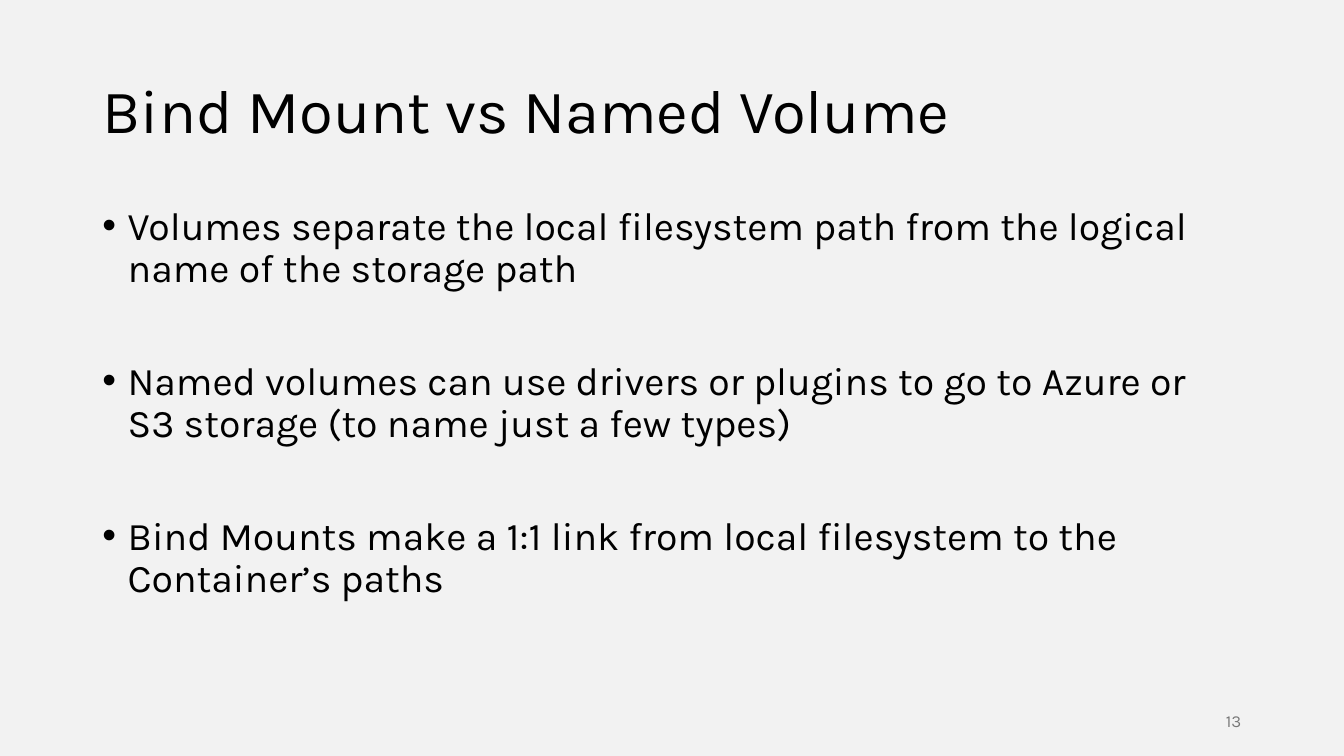
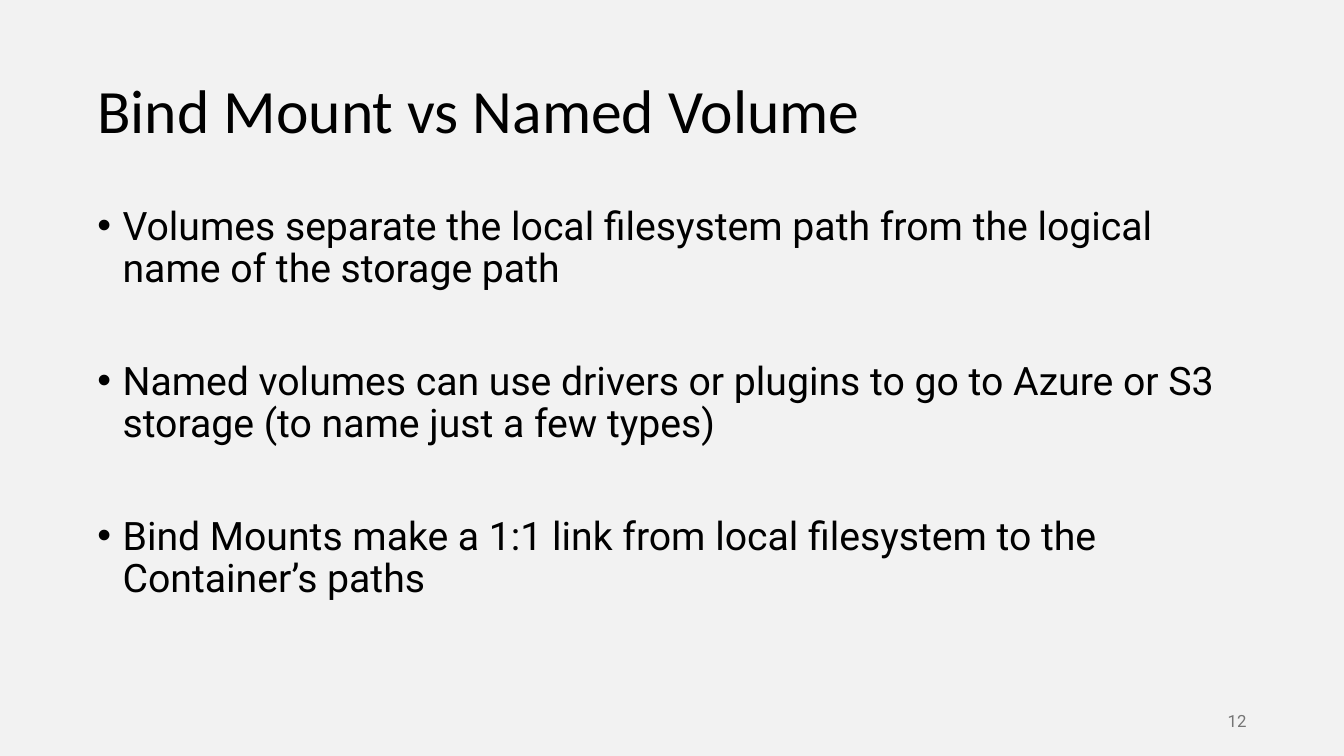
Before and after one commit to ilanham/Presentations, a slide deck: slide 12 of docker/Developing for SQL Server with Docker.pptx (slide 13 before the commit). Drawn at 1344x756 pixels with LibreOffice and Linux fonts; fonts in the diff are those of the drawing. Boxes give left, top, right and bottom in pixels: in the first picture for what was removed or moved away, otherwise in the second. Text is boxed around its words. In the diff, an @@ line names an element or a change of style, - is before the commit and + after.

```diff
--- a/docker/Developing for SQL Server with Docker.pptx
+++ b/docker/Developing for SQL Server with Docker.pptx
@@ title "Bind Mount vs Named Volume" at (97, 90, 859, 134): font Karla to Calibri @@
@@ text "Volumes separate the local filesystem ..." at (123, 210, 1213, 600): font Karla to Roboto @@
@@ page number removed at (1226, 716, 1241, 727) @@
-13
@@ page number added at (1228, 715, 1247, 727), 12 pt, text #757575 @@
+12
```
Also in this commit, not shown: 18 other slides changed, 1 slide added, 3 slides removed.
